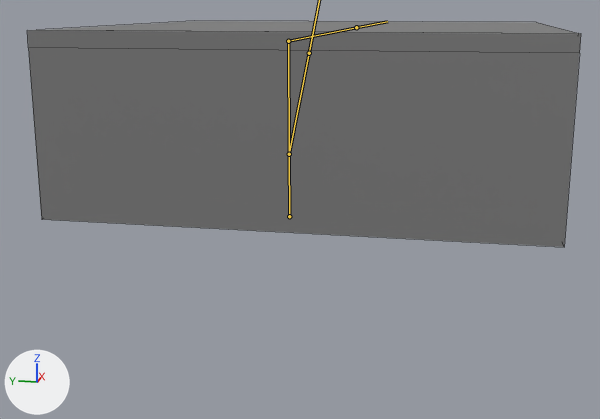
What one commit did to the FBX model Assets/3D Models/Furniture/trapdoor.fbx.
Before and after are seen from a 50 mm camera at (-3.95, -0.64, 0.09) aimed at (-0.03, 0.14, -0.89). The axes (+X, +Y, +Z) are drawn at lower left. The lights are the same throughout. Both versions are drawn at frame 60 of the action 'Armature|Door Open'; the numbers are the values there. The bones that bend it are drawn over the model as lines. Mesh edges are drawn as thin lines.

Objects in the first picture: 'Trapdoor Arms', 'Trapdoor Arms.001'.
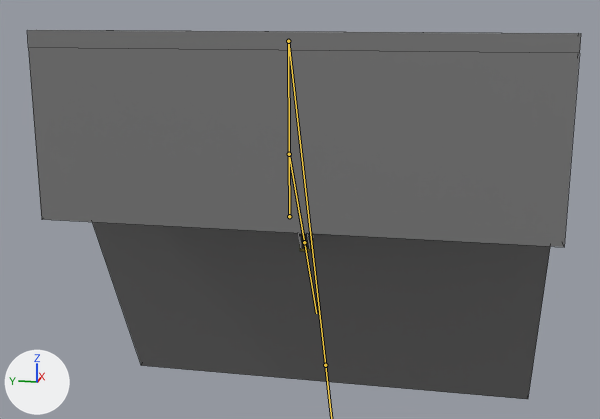
Location of each change, [x1, y1, x2, y2] in pixels of the pictures (600 x 419 px):
'Trapdoor Arms', posed
    before: [45, 21, 575, 33]
    after: [92, 222, 550, 399]
bone 'Arm', root to tip
    before: (289, 154) to (309, 53)
    after: (289, 154) to (304, 242)
bone 'Trapdoor', root to tip
    before: (288, 41) to (356, 27)
    after: (288, 41) to (325, 365)

The change in detail:
Bone 'Arm' (bone_arm) turns from (0, 0, 0) to (0, 0, -97) degrees about its own x, y and z.
Bone 'Trapdoor' (bone_trapdoor) turns from (0, 0, 0) to (0, 0, -62) degrees about its own x, y and z.
